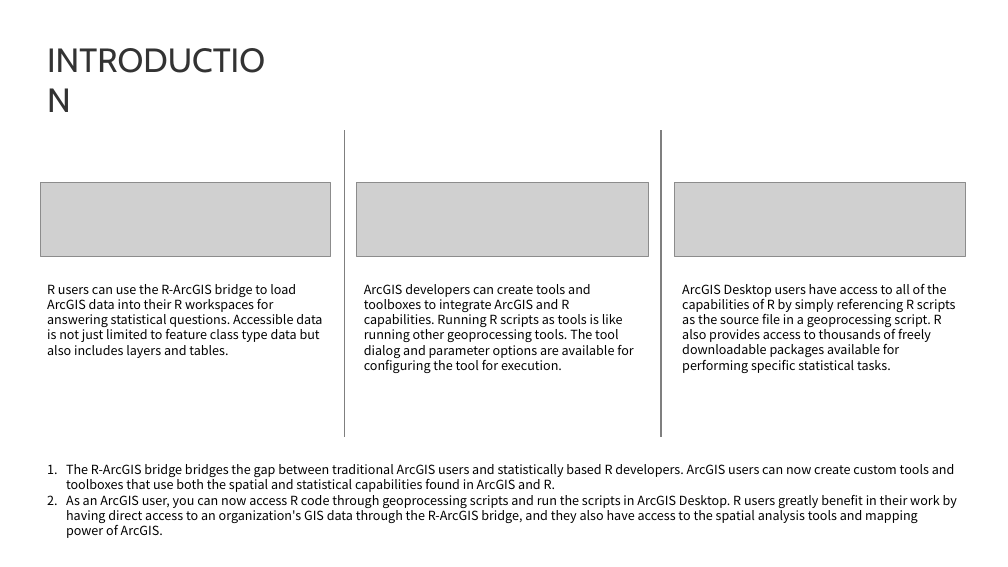
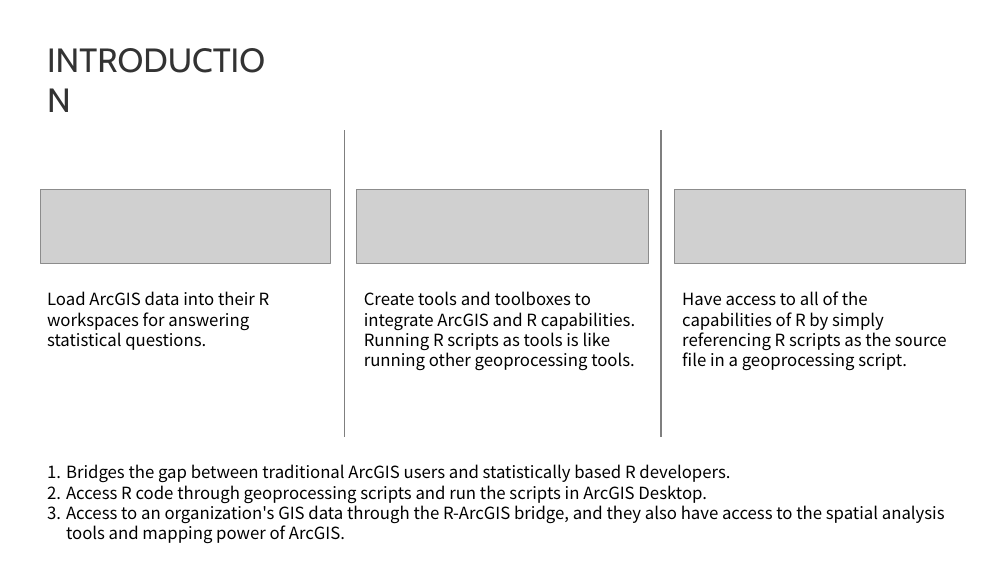
Before and after one commit to yzhao72/SUNY-Buffalo-GEO511-SDS, a slide deck: slide 2 of Week2/Intro to R-ArcGIS Bridge.pptx. Drawn at 1008x567 pixels with LibreOffice and Linux fonts; fonts in the diff are those of the drawing; grey boxes stand for pictures. Boxes give left, top, right and bottom in pixels: in the first picture for what was removed or moved away, otherwise in the second. Text is boxed around its words. In the diff, an @@ line names an element or a change of style, - is before the commit and + after.

Commit message:
new

```diff
--- a/Week2/Intro to R-ArcGIS Bridge.pptx
+++ b/Week2/Intro to R-ArcGIS Bridge.pptx
@@ picture moved from (x1=40, y1=182, x2=331, y2=256) to (x1=40, y1=189, x2=331, y2=263) @@
@@ picture moved from (x1=356, y1=182, x2=649, y2=256) to (x1=356, y1=190, x2=649, y2=264) @@
@@ picture moved from (x1=675, y1=182, x2=966, y2=256) to (x1=675, y1=189, x2=966, y2=263) @@
@@ text at (x1=47, y1=291, x2=270, y2=350): text changed; size 12 to 16 pt @@
-R users can use the R-ArcGIS bridge to load ArcGIS data into their R workspaces for answering statistical questions. Accessible data is not just limited to feature class type data but also includes layers and tables.
+Load ArcGIS data into their R workspaces for answering statistical questions.
@@ text at (x1=364, y1=291, x2=635, y2=371): text changed; size 12 to 16 pt @@
-ArcGIS developers can create tools and toolboxes to integrate ArcGIS and R capabilities. Running R scripts as tools is like running other geoprocessing tools. The tool dialog and parameter options are available for configuring the tool for execution.
+Create tools and toolboxes to integrate ArcGIS and R capabilities. Running R scripts as tools is like running other geoprocessing tools.
@@ text at (x1=682, y1=291, x2=947, y2=371): text changed; size 12 to 16 pt @@
-ArcGIS Desktop users have access to all of the capabilities of R by simply referencing R scripts as the source file in a geoprocessing script. R also provides access to thousands of freely downloadable packages available for performing specific statistical tasks.
+Have access to all of the capabilities of R by simply referencing R scripts as the source file in a geoprocessing script.
@@ text at (x1=66, y1=464, x2=945, y2=544): text changed; size 12 to 16 pt @@
-1. The R-ArcGIS bridge bridges the gap between traditional ArcGIS users and statistically based R developers. ArcGIS users can now create custom tools and toolboxes that use both the spatial and statistical capabilities found in ArcGIS and R.
-2. As an ArcGIS user, you can now access R code through geoprocessing scripts and run the scripts in ArcGIS Desktop. R users greatly benefit in their work by having direct access to an organization's GIS data through the R-ArcGIS bridge, and they also have access to the spatial analysis tools and mapping power of ArcGIS.
+1. Bridges the gap between traditional ArcGIS users and statistically based R developers.
+2. Access R code through geoprocessing scripts and run the scripts in ArcGIS Desktop.
+3. Access to an organization's GIS data through the R-ArcGIS bridge, and they also have access to the spatial analysis tools and mapping power of ArcGIS.
```
Also in this commit, not shown: 1 slide added, 1 slide removed.
